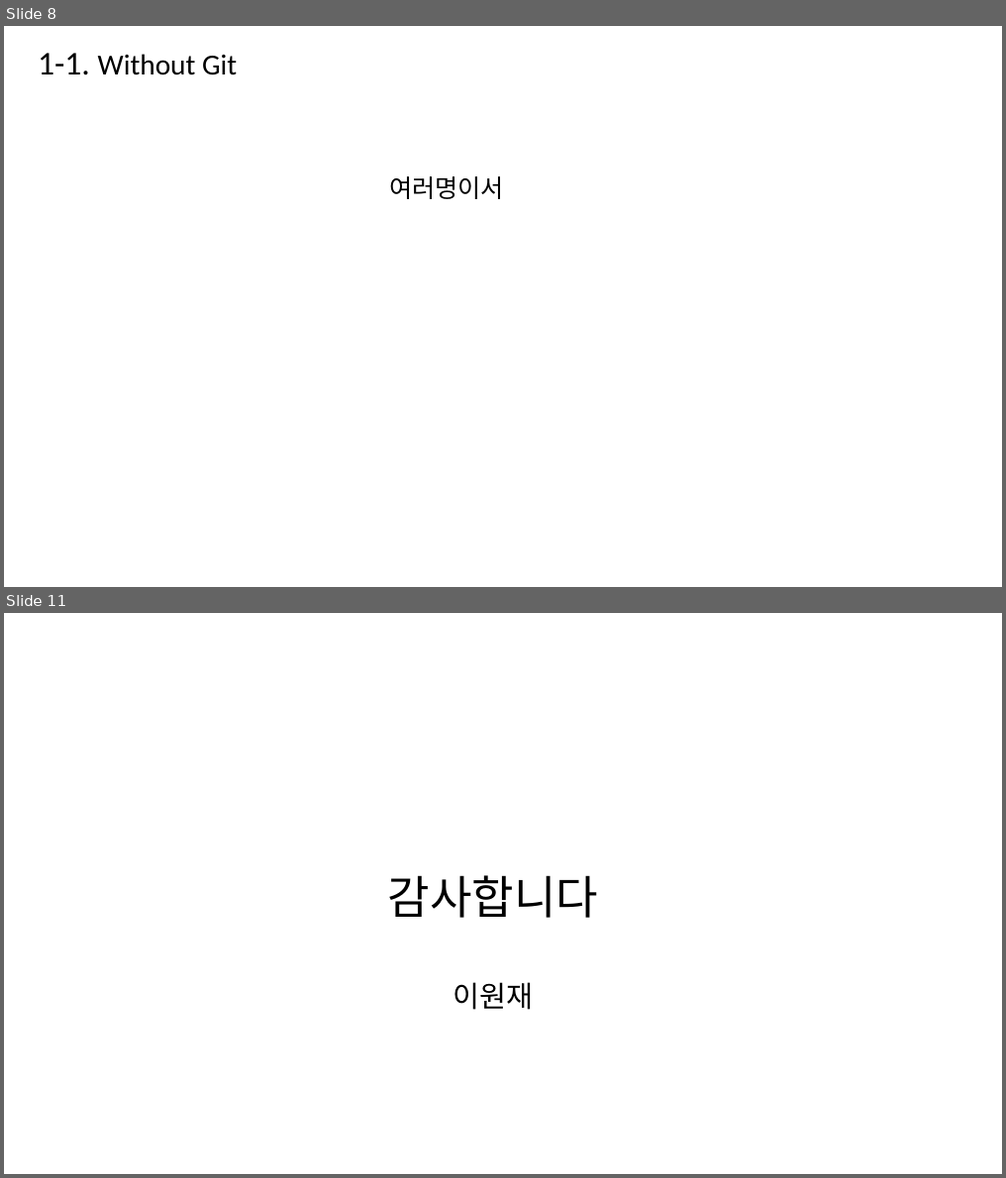
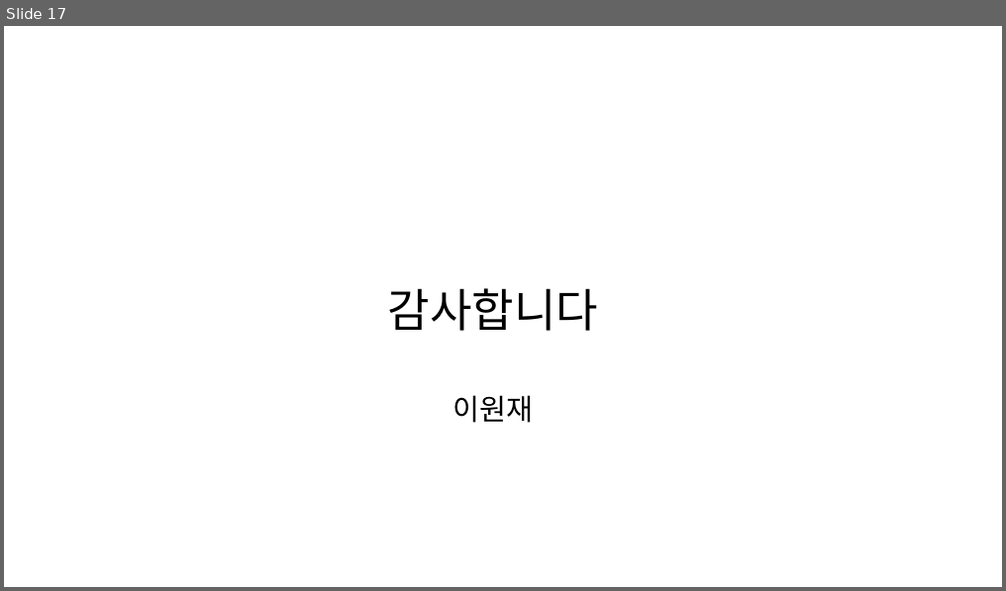
Before and after one commit to wonjaeL/how-to-use-git, a slide deck: ppt.pptx. Shown one above the other, each under a label of ours: slides 8 and 11 before the commit, slide 17 after it; the slides between them are not shown. The pictures are 1006x1178 and 1006x591 pixels, drawn with LibreOffice and Linux fonts; fonts in the diff are those of the drawing. Boxes give left, top, right and bottom in pixels: in the first picture for what was removed or moved away, otherwise in the second. Text is boxed around its words. In the diff, an @@ line names an element or a change of style, - is before the commit and + after.

```diff
--- a/ppt.pptx
+++ b/ppt.pptx
@@ slide 8 removed at (4,26,1002,587), background #FFFFFF @@
@@ text removed at (38,53,237,76) @@
-1-1. Without Git
@@ text removed at (389,176,504,199) @@
-여러명이서
@@ what was slide 11 is now slide 17 @@
```
Also in this commit, not shown: 7 slides changed, 9 slides added, 2 other slides removed.
